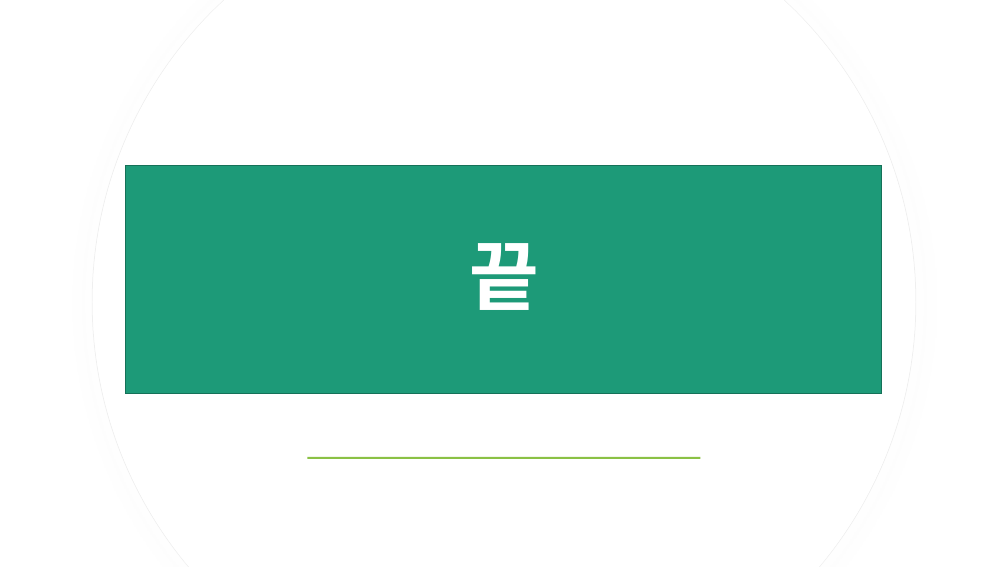
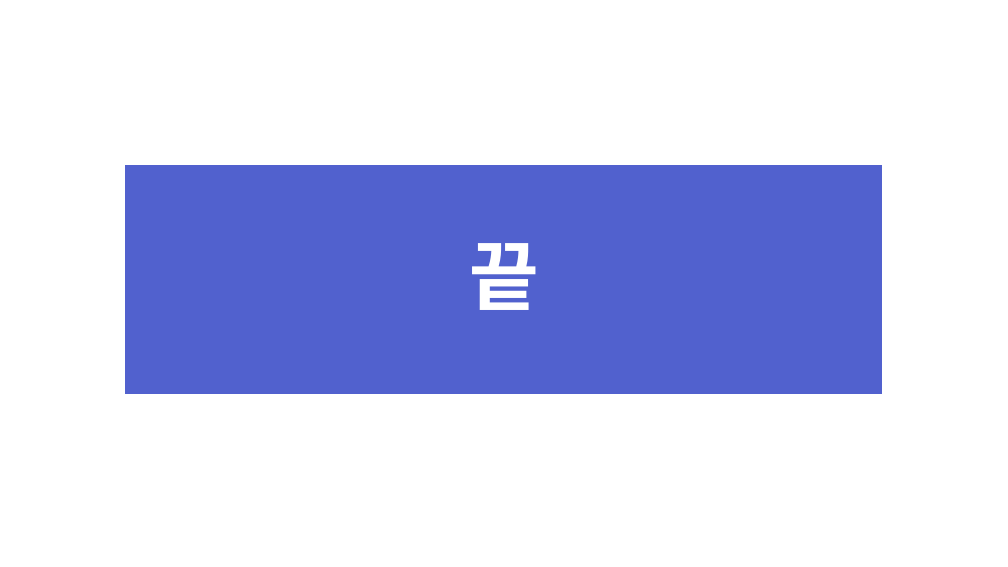
Before and after one commit to ShinHyeonSeong/Final, a slide deck: slide 20 of 기획 UI/A조 프로토타입 발표.pptx (slide 12 before the commit). Drawn at 1008x567 pixels with LibreOffice and Linux fonts; fonts in the diff are those of the drawing. Boxes give left, top, right and bottom in pixels: in the first picture for what was removed or moved away, otherwise in the second. Text is boxed around its words. In the diff, an @@ line names an element or a change of style, - is before the commit and + after.

```diff
--- a/기획 UI/A조 프로토타입 발표.pptx
+++ b/기획 UI/A조 프로토타입 발표.pptx
@@ freeform shape removed at (92, 0, 917, 567) @@
@@ freeform shape removed at (93, 0, 916, 567) @@
@@ rectangle "끝" at (126, 166, 882, 394): fill #1D9A78 to #5161CE; outline #157259 1 pt to #5161CE 1 pt @@
@@ rectangle removed at (308, 457, 701, 459) @@
```
Also in this commit, not shown: 6 other slides changed, 8 slides added, 1 other file.
